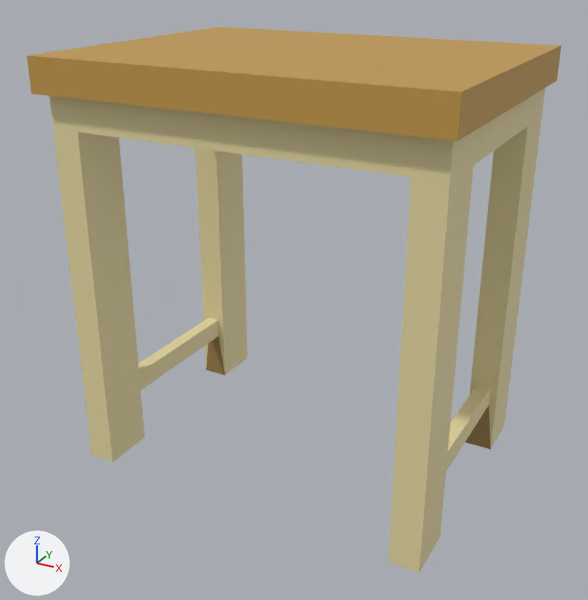
An edit to the glTF model s2/models/props_field/side_table.glb, drawn before and after from the same camera.
Camera for both pictures: a 50 mm camera at (0.519, -0.978, 0.729) aimed at (-0.004, -0.026, 0.253). The axes (+X, +Y, +Z) are drawn at lower left. The lights are the same throughout. The picture after the commit comes second. Vertices at exactly the same position are counted once.

The first picture shows 'side_table'.
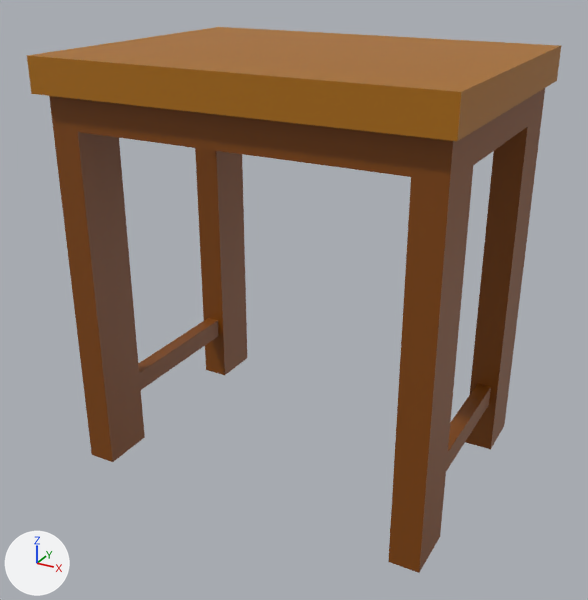
Diff of the bpy script that builds the scene:
```diff
--- a/s2/models/props_field/side_table.glb.py
+++ b/s2/models/props_field/side_table.glb.py
@@ me_side_table @@
 me_side_table.from_pydata(...)  # 56 vertices, 116 faces; spans x -0.28..0.28, y -0.215..0.215, z 0.0..0.6
 # used by ob_side_table; location = (0.0, 0.0, 0.0)
+# me_side_table part 1: 80 faces centred in x -0.27..0.27, y -0.195..0.195, z 0.078..0.538 are repainted in the vertex colours; the middle colour goes from beige #eadca5 to brown #814500
+# me_side_table part 2: 20 faces centred in x -0.28..0.28, y -0.215..0.215, z 0.553..0.6 are repainted in the vertex colours; the middle colour goes from orange #c49a49 to brown #ab6c02
+# me_side_table part 3: 16 faces centred in x -0.256..0.256, y -0.169..0.169, z 0.0..0.052 are repainted in the vertex colours; the middle colour goes from brown #9e824e to brown #814500
 me_side_table.materials.append(mat_defaultmaterial)
```

Where the change shows, as pixel boxes [x1, y1, x2, y2] in the pictures (588 x 600 px):
part 1 of me_side_table, recoloured (beige to brown): [49, 88, 545, 573] in both
part 2 of me_side_table, recoloured (orange to brown): [27, 27, 561, 141] in both
part 3 of me_side_table, recoloured: [206, 336, 491, 449] in both
